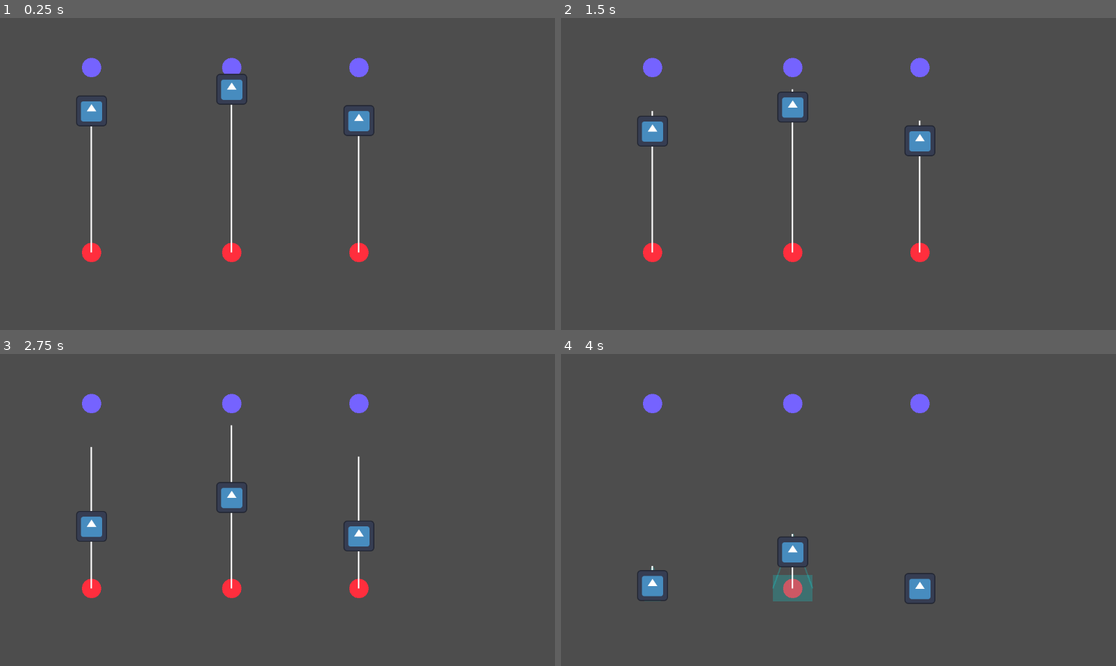
Above: before the commit, frames 1-4 (two rows, left to right).
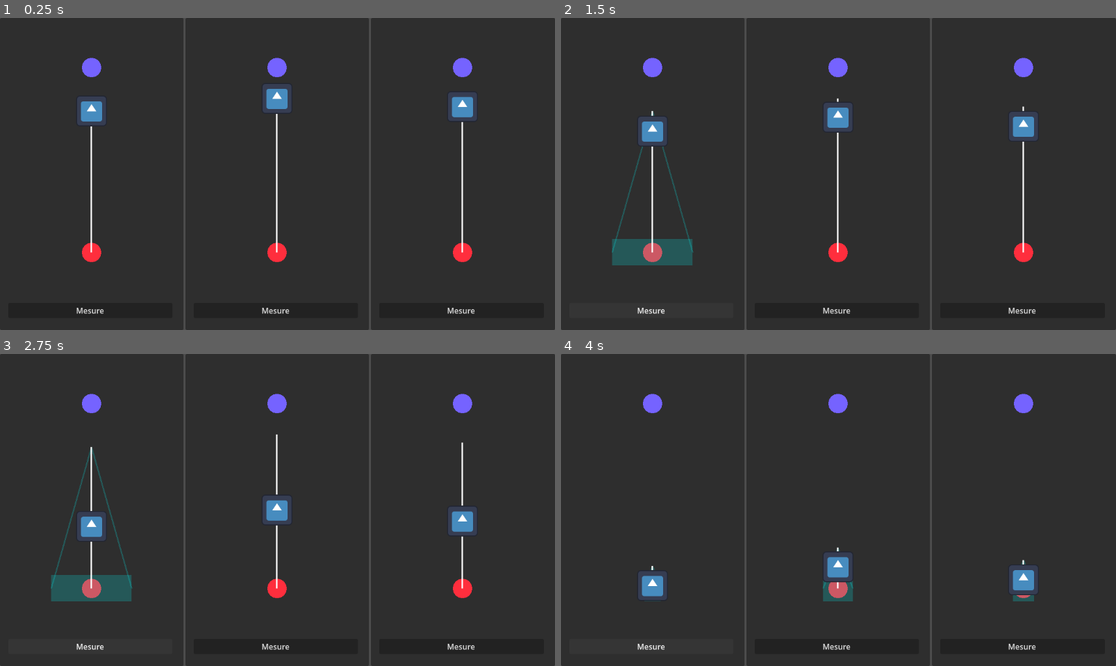
Above: after the commit, the same moments.

Repository: KoolDouds/BrackeysJam2024.2
Game: Godot game, scene res://scene.tscn
Same seed, same stepped clock (60 frames per second), same inputs: the game is played once before the commit and once after it. The engine's default icon, where the game draws it, is replaced by a stand-in: a white triangle on a blue panel in a dark square.
Inputs (mouse positions are in pixels of both pictures, inside the frame that each line leads up to):
- Up to frame 1 (0.25 s): no input
- Up to frame 2 (1.5 s): click (649, 311) at 0.5 s, where only the run after the commit has a clickable "Mesure"; tap Enter (ui_accept) at 1.25 s; hold Right (ui_right) from 1.28 s (still down)
- Up to frame 3 (2.75 s): tap Enter (ui_accept) at 1.52, 2, 2.27 s; release Right (ui_right) at 2.03 s; hold Left (ui_left) from 2.03 s (still down)
- Up to frame 4 (4 s): tap Enter (ui_accept) at 2.75, 3.5, 3.77 s; release Left (ui_left) at 2.78 s; hold Right (ui_right) 2.78-3.53 s; hold Up (ui_up) from 3.53 s (still down)

The runs differ from the first frame. In frame 1, 98% of the frame differs, in the area x 0-100%, y 0-100%; in frame 2, 96%; in frame 3, 97%; in frame 4, 97%.

Commit message:
je dois mangerrrr

Diff:
--- /dev/null
+++ b/ButtonAutoRelease.gd
@@ -0,0 +1,9 @@
+extends Control
+
+
+# Called when the node enters the scene tree for the first time.
+func _ready():
+	$"..".pressed.connect(press)
+
+func press():
+	$"..".release_focus()
--- a/Lane.gd
+++ b/Lane.gd
@@ -28,7 +28,6 @@
 	draw_line(
 		impact_point.position,
 		meteor.position,Color.WHITE,3)
-	print(error_radius)
 
 func init_random_height():
 	var disp_h = 0.3
@@ -56,6 +55,9 @@
 func set_h(value : float):
 	meteor_h = clamp(value, 0, 1)
 
+func press_mesure():
+	mesure(angle)
+
 func mesure(precision_angle : float):
 	error_radius = meteor_h * tan(deg_to_rad(precision_angle)) * MAX_ERROR
 	var dir := Vector2.from_angle(randf()*2*PI)
--- a/fall.gd
+++ b/fall.gd
@@ -3,12 +3,13 @@
 var lanes : Array[Lane]
 
 func _ready():
-	var childs = get_children()
-
+	var childs = $Lanes.get_children()
 	for c in childs:
-		if c is Lane:
-			lanes.append(c)
-			c.init_random_height()
+		var panel_childs = c.get_children()
+		for pc in panel_childs:
+			if pc is Lane:
+				lanes.append(pc)
+				pc.init_random_height()
 
 func _process(delta):
 	if (Input.is_action_just_pressed("ui_accept")):
--- /dev/null
+++ b/lane_panel.tscn
@@ -0,0 +1,37 @@
+[gd_scene load_steps=3 format=3 uid="uid://b2d38xd3spm00"]
+
+[ext_resource type="PackedScene" uid="uid://2k2wyadgbmuy" path="res://lane.tscn" id="1_e72xw"]
+[ext_resource type="Script" path="res://ButtonAutoRelease.gd" id="2_e24t8"]
+
+[node name="LanePanel" type="Panel"]
+offset_right = 335.0
+offset_bottom = 649.0
+
+[node name="Lane" parent="." instance=ExtResource("1_e72xw")]
+
+[node name="VBoxContainer" type="VBoxContainer" parent="."]
+layout_mode = 1
+anchors_preset = 15
+anchor_right = 1.0
+anchor_bottom = 1.0
+offset_left = 17.0
+offset_top = 498.0
+offset_right = -23.0
+offset_bottom = -25.0
+grow_horizontal = 2
+grow_vertical = 2
+alignment = 2
+
+[node name="But_mesure" type="Button" parent="VBoxContainer"]
+layout_mode = 2
+text = "Mesure"
+
+[node name="auto_release" type="Control" parent="VBoxContainer/But_mesure"]
+anchors_preset = 0
+offset_left = -17.0
+offset_top = -593.0
+offset_right = 23.0
+offset_bottom = -553.0
+script = ExtResource("2_e24t8")
+
+[connection signal="pressed" from="VBoxContainer/But_mesure" to="Lane" method="press_mesure"]
--- a/prediciton_ui.tscn
+++ b/prediciton_ui.tscn
@@ -1,7 +1,7 @@
 [gd_scene load_steps=3 format=3 uid="uid://cjscbrsqjsx0i"]
 
 [ext_resource type="Script" path="res://fall.gd" id="1_jm4pn"]
-[ext_resource type="PackedScene" uid="uid://2k2wyadgbmuy" path="res://lane.tscn" id="2_6r21u"]
+[ext_resource type="PackedScene" uid="uid://b2d38xd3spm00" path="res://lane_panel.tscn" id="2_xrrkc"]
 
 [node name="PredicitonUI" type="Control"]
 layout_mode = 3
@@ -12,12 +12,22 @@
 grow_vertical = 2
 script = ExtResource("1_jm4pn")
 
-[node name="Lane" parent="." instance=ExtResource("2_6r21u")]
+[node name="Lanes" type="HBoxContainer" parent="."]
+layout_mode = 1
+anchors_preset = 15
+anchor_right = 1.0
+anchor_bottom = 1.0
+grow_horizontal = 2
+grow_vertical = 2
 
-[node name="Lane2" parent="." instance=ExtResource("2_6r21u")]
-offset_left = 291.0
-offset_right = 331.0
+[node name="LanePanel" parent="Lanes" instance=ExtResource("2_xrrkc")]
+layout_mode = 2
+size_flags_horizontal = 3
 
-[node name="Lane3" parent="." instance=ExtResource("2_6r21u")]
-offset_left = 555.0
-offset_right = 595.0
+[node name="LanePanel2" parent="Lanes" instance=ExtResource("2_xrrkc")]
+layout_mode = 2
+size_flags_horizontal = 3
+
+[node name="LanePanel3" parent="Lanes" instance=ExtResource("2_xrrkc")]
+layout_mode = 2
+size_flags_horizontal = 3
--- a/scene.tscn
+++ b/scene.tscn
@@ -2,6 +2,13 @@
 
 [ext_resource type="PackedScene" uid="uid://cjscbrsqjsx0i" path="res://prediciton_ui.tscn" id="1_wgp5n"]
 
-[node name="Scene" type="Node2D"]
+[node name="Scene" type="Control"]
+layout_mode = 3
+anchors_preset = 15
+anchor_right = 1.0
+anchor_bottom = 1.0
+grow_horizontal = 2
+grow_vertical = 2
 
 [node name="PredicitonUI" parent="." instance=ExtResource("1_wgp5n")]
+layout_mode = 1
